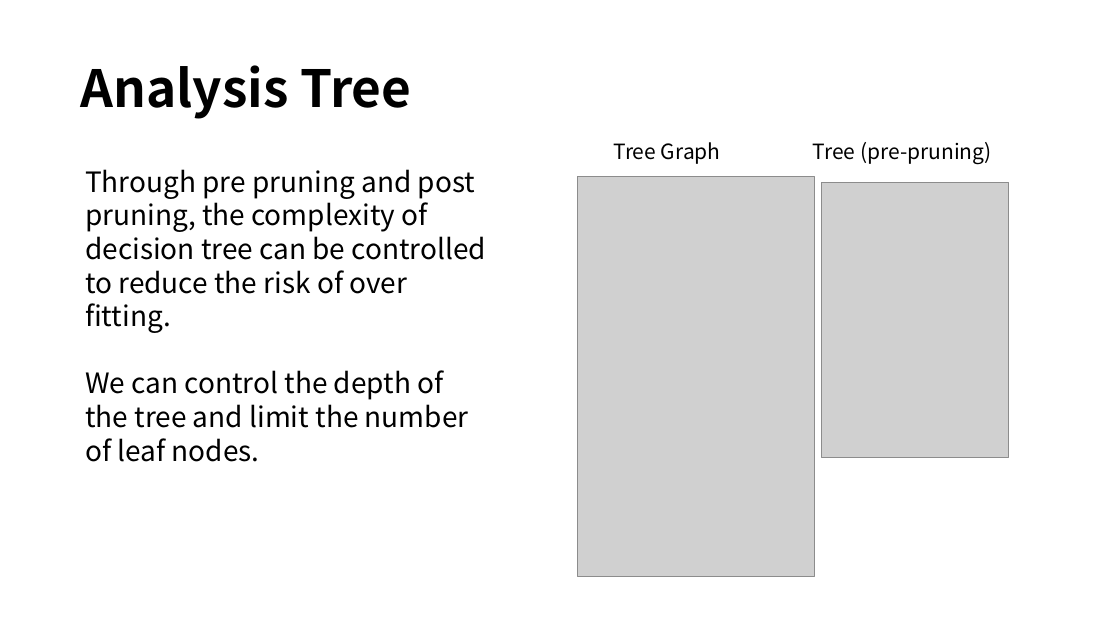
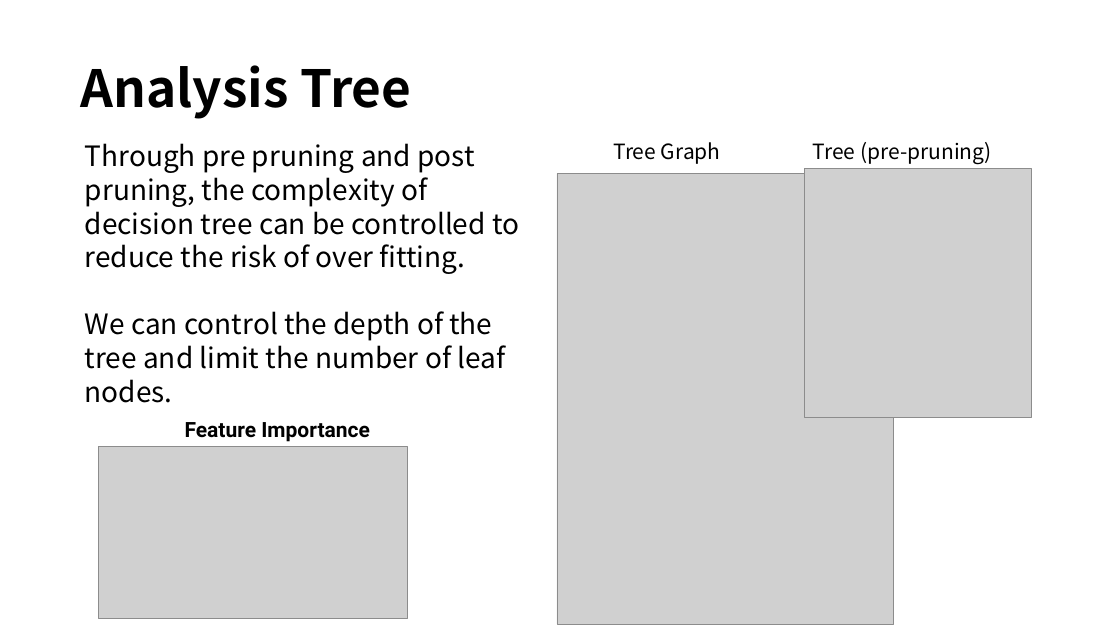
Before and after one commit to kidzss/ML584Project, a slide deck: slide 11 of The Project Introduction.pptx. Drawn at 1120x630 pixels with LibreOffice and Linux fonts; fonts in the diff are those of the drawing; grey boxes stand for pictures. Boxes give left, top, right and bottom in pixels: in the first picture for what was removed or moved away, otherwise in the second. Text is boxed around its words. In the diff, an @@ line names an element or a change of style, - is before the commit and + after.

```diff
--- a/The Project Introduction.pptx
+++ b/The Project Introduction.pptx
@@ text "Through pre pruning and post ..." rewrapped from (x1=85, y1=169, x2=487, y2=428) to (x1=85, y1=143, x2=519, y2=403) @@
@@ picture resized from (x1=577, y1=176, x2=814, y2=576) to (x1=557, y1=174, x2=894, y2=624) @@
@@ picture resized from (x1=822, y1=182, x2=1009, y2=458) to (x1=805, y1=169, x2=1033, y2=418) @@
@@ picture added at (x1=99, y1=447, x2=408, y2=619) @@
@@ text added at (x1=185, y1=422, x2=370, y2=442), 18 pt, text #000000, bold @@
+Feature Importance
```
Also in this commit, not shown: 6 other slides changed, 1 other file.
